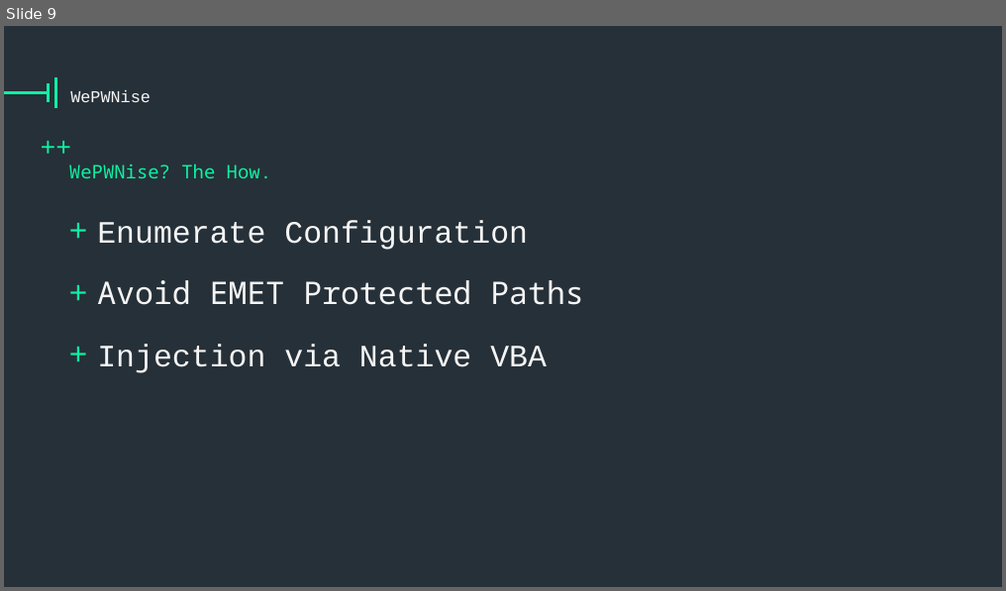
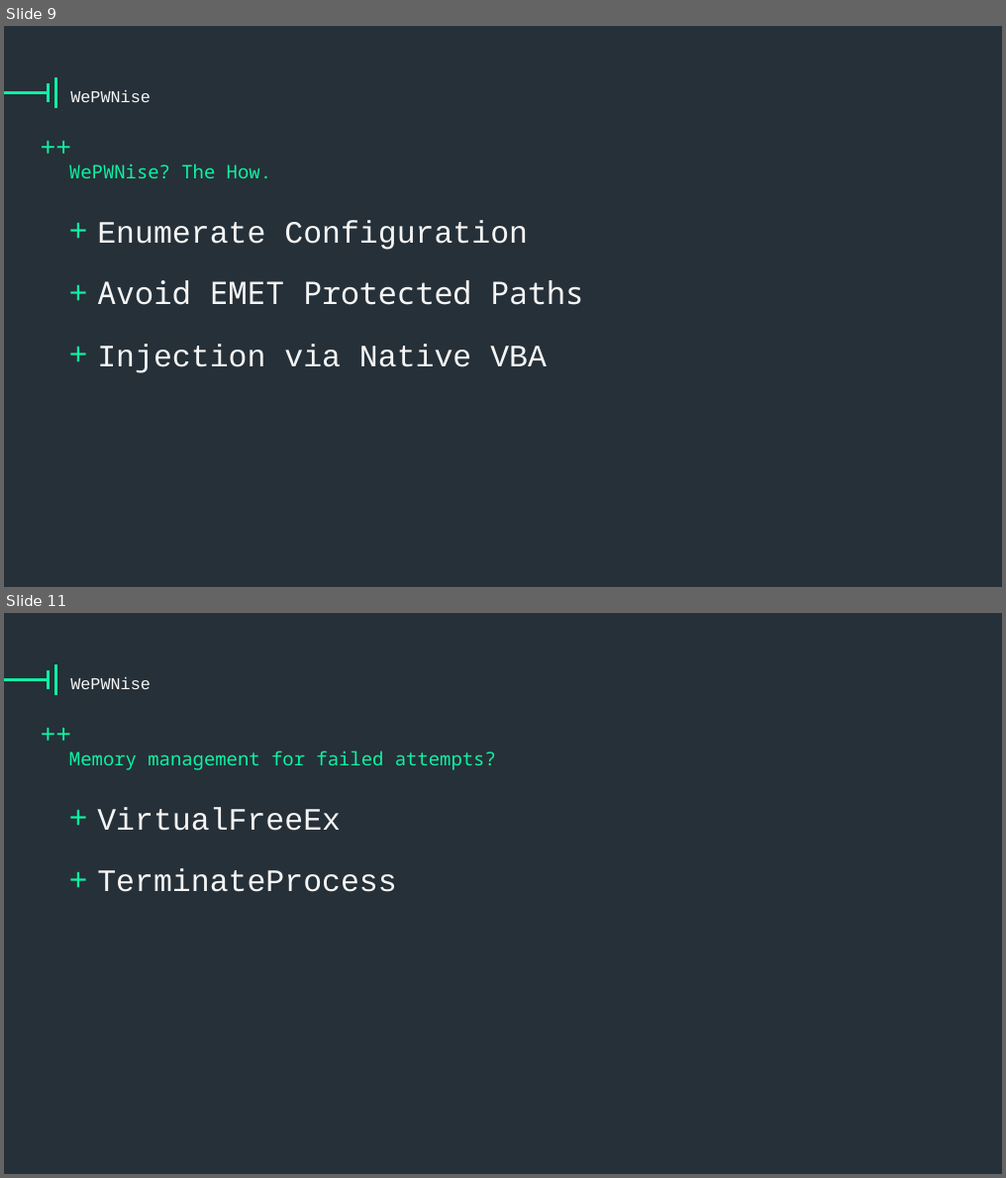
Before and after one commit to vysec/wepwnise-presentation, a slide deck: one-template-to-rule-them-all_emet-part.pptx. Shown one above the other, each under a label of ours: slide 9 before the commit, slides 9 and 11 after it; the slides between them are not shown. The pictures are 1006x591 and 1006x1178 pixels, drawn with LibreOffice and Linux fonts; fonts in the diff are those of the drawing; background and template pictures are left out. Boxes give left, top, right and bottom in pixels: in the first picture for what was removed or moved away, otherwise in the second. Text is boxed around its words. In the diff, an @@ line names an element or a change of style, - is before the commit and + after.

```diff
--- a/one-template-to-rule-them-all_emet-part.pptx
+++ b/one-template-to-rule-them-all_emet-part.pptx
@@ slide 11 added at (4,613,1002,1174), background #263038; not listed: 4 template elements that a slide beside it also shows @@
@@ title added at (70,677,151,689), 32 pt, text #F5F5F5 @@
+WePWNise
@@ text added at (69,751,496,770), 36 pt, text #0DF2A3 @@
+Memory management for failed attempts?
@@ text added at (97,807,396,892), 60 pt, text #F5F5F5 @@
++ VirtualFreeEx
++ TerminateProcess
```
Also in this commit, not shown: 3 slides changed, 3 other slides added, 1 slide removed.
